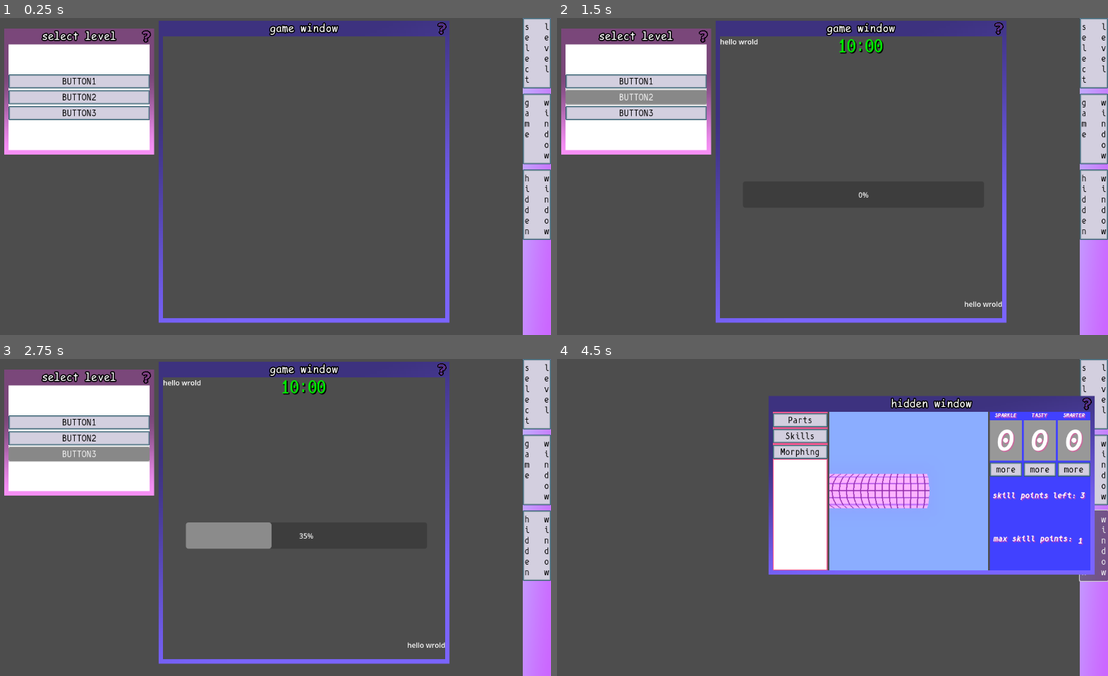
Above: before the commit, frames 1-4 (two rows, left to right).
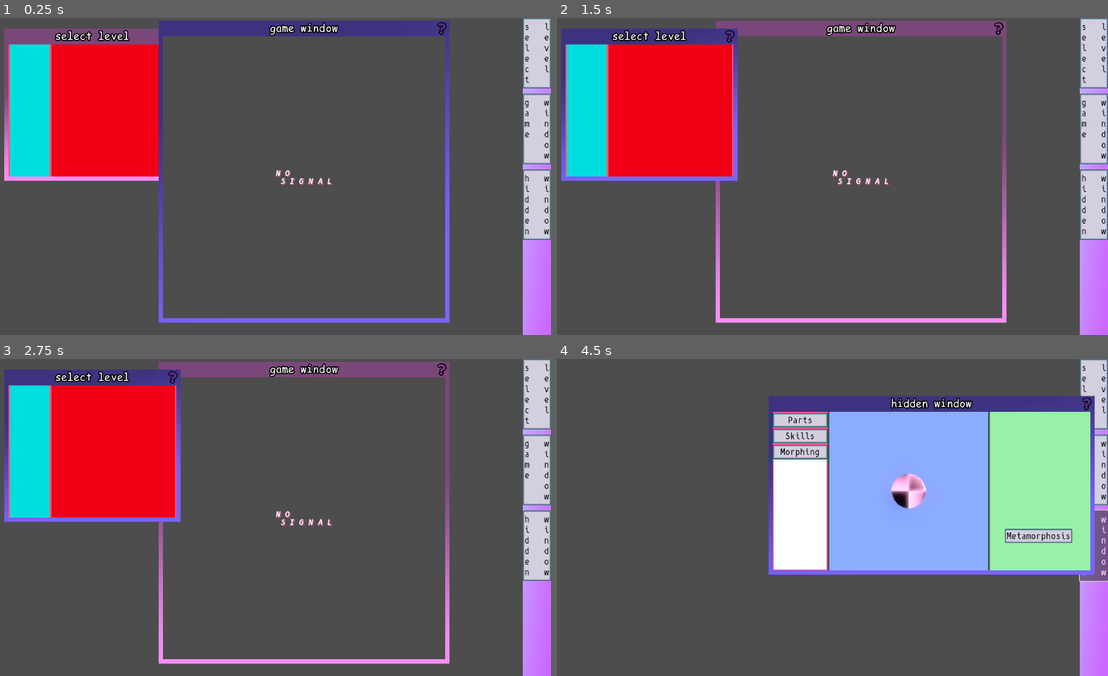
Above: after the commit, the same moments.

Repository: ktosox/GWJ77-Metamorphosis
Game: Godot game, scene res://game.tscn
Same seed, same stepped clock (60 frames per second), same inputs: the game is played once before the commit and once after it.
Inputs (mouse positions are in pixels of both pictures, inside the frame that each line leads up to):
- Up to frame 1 (0.25 s): no input
- Up to frame 2 (1.5 s): click (634, 81) at 0.5 s, where only the run before the commit has a clickable "BUTTON1"; click (634, 97) at 1.25 s, where only the run before the commit has a clickable "BUTTON2"
- Up to frame 3 (2.75 s): click (77, 454) at 2 s, where only the run before the commit has a clickable "BUTTON3"
- Up to frame 4 (4.5 s): click "s l e e l v e e c l t" at 2.75 s; click "g w a i m n e d o w" at 3.5 s; click "h w i i d n d d e o n w" at 4.25 s

The runs differ from the first frame. In frame 1, 13% of the frame differs, in the area x 0-61%, y 3-53%; in frame 2, 20%; in frame 3, 21%, in the area x 0-82%, y 0-97%; in frame 4, 11%.

Commit message:
running out of brain power, but things are getting done

Diff:
--- a/Game/construction_mechanic/player_building.gd
+++ b/Game/construction_mechanic/player_building.gd
@@ -4,17 +4,18 @@
 
 var valid_materials = [preload("res://experimental/checkerboard_material.tres"),preload("res://experimental/gradient_material.tres"),preload("res://experimental/grid_material.tres")]
 
+var all_placed_parts : Array
 
-
-func place_object(part = placed_object) -> bool:
+func place_part(part = placed_object) -> bool:
 	if part == null:
 		return false
-	$ObjectHolder/ExampleBodyB
-	placed_object.get_node("Body").collision_layer = $ObjectHolder/ExampleBodyB.collision_layer
-	placed_object.reparent($ObjectHolder.get_child(0))
+
+	part.get_node("Body").collision_layer = $ObjectHolder.get_child(0).collision_layer
+	part.reparent($ObjectHolder.get_child(0))
+	all_placed_parts.push_back(part)
 	return true
 
-func swap_placed_object(new_part : MeshInstance3D) -> void:
+func swap_placed_part(new_part : MeshInstance3D) -> void:
 	placed_object = new_part
 	if $ColisionPreview.get_child_count() > 0:
 		$ColisionPreview.get_child(0).queue_free()
@@ -36,6 +37,20 @@
 	#$ObjectHolder.get_child(0).get_node("Mesh").set_surface_override_material(0,valid_materials[material_ID])
 #
 	#pass
+func consume_placed_parts() -> float:
+	var total_experience = 0.0
+
+	for part in all_placed_parts:
+		total_experience += part.get_meta("experience")
+		part.reparent($Consume)
+	$Consume/Animator.play("new_animation")
+
+	await $Consume/Animator.animation_finished
+	for part in all_placed_parts.size():
+		all_placed_parts.pop_back().queue_free()
+
+	$Consume/Animator.play("RESET")
+	return total_experience
 
 
 func update_preview() -> void:
--- a/Game/construction_mechanic/player_building.tscn
+++ b/Game/construction_mechanic/player_building.tscn
@@ -1,8 +1,68 @@
-[gd_scene load_steps=5 format=3 uid="uid://cgs4l6rmxjr3v"]
+[gd_scene load_steps=7 format=3 uid="uid://cgs4l6rmxjr3v"]
 
 [ext_resource type="Script" path="res://construction_mechanic/player_building.gd" id="1_0ehik"]
-[ext_resource type="PackedScene" uid="uid://dupfmq1l5v3gx" path="res://experimental/example_body_b.tscn" id="2_gk61n"]
-[ext_resource type="Material" uid="uid://hhliwspm43bx" path="res://experimental/grid_material.tres" id="2_htgcx"]
+[ext_resource type="PackedScene" uid="uid://803o0r8ipwb2" path="res://construction_mechanic/small_ball_body.tscn" id="2_a1t5w"]
+
+[sub_resource type="Animation" id="Animation_clroa"]
+resource_name = "new_animation"
+length = 5.0
+tracks/0/type = "value"
+tracks/0/imported = false
+tracks/0/enabled = true
+tracks/0/path = NodePath(".:scale")
+tracks/0/interp = 1
+tracks/0/loop_wrap = true
+tracks/0/keys = {
+"times": PackedFloat32Array(0, 4.9),
+"transitions": PackedFloat32Array(2, 1),
+"update": 0,
+"values": [Vector3(1, 1, 1), Vector3(0.01, 0.01, 0.01)]
+}
+tracks/1/type = "value"
+tracks/1/imported = false
+tracks/1/enabled = true
+tracks/1/path = NodePath(".:rotation")
+tracks/1/interp = 1
+tracks/1/loop_wrap = true
+tracks/1/keys = {
+"times": PackedFloat32Array(0, 2, 4.66667),
+"transitions": PackedFloat32Array(0.5, -2, 1),
+"update": 0,
+"values": [Vector3(0, 0, 0), Vector3(6.28319, 6.28319, 6.28319), Vector3(-6.28319, -6.28319, -6.28319)]
+}
+
+[sub_resource type="Animation" id="Animation_stpm2"]
+length = 0.001
+tracks/0/type = "value"
+tracks/0/imported = false
+tracks/0/enabled = true
+tracks/0/path = NodePath(".:scale")
+tracks/0/interp = 1
+tracks/0/loop_wrap = true
+tracks/0/keys = {
+"times": PackedFloat32Array(0),
+"transitions": PackedFloat32Array(1),
+"update": 0,
+"values": [Vector3(1, 1, 1)]
+}
+tracks/1/type = "value"
+tracks/1/imported = false
+tracks/1/enabled = true
+tracks/1/path = NodePath(".:rotation")
+tracks/1/interp = 1
+tracks/1/loop_wrap = true
+tracks/1/keys = {
+"times": PackedFloat32Array(0),
+"transitions": PackedFloat32Array(1),
+"update": 0,
+"values": [Vector3(0, 0, 0)]
+}
+
+[sub_resource type="AnimationLibrary" id="AnimationLibrary_kibos"]
+_data = {
+"RESET": SubResource("Animation_stpm2"),
+"new_animation": SubResource("Animation_clroa")
+}
 
 [sub_resource type="Environment" id="Environment_27voy"]
 background_mode = 1
@@ -19,12 +79,16 @@
 [node name="PlayerBuilding" type="Node3D"]
 script = ExtResource("1_0ehik")
 
+[node name="Consume" type="Node3D" parent="."]
+
+[node name="Animator" type="AnimationPlayer" parent="Consume"]
+libraries = {
+"": SubResource("AnimationLibrary_kibos")
+}
+
 [node name="ObjectHolder" type="Node3D" parent="."]
 
-[node name="ExampleBodyB" parent="ObjectHolder" instance=ExtResource("2_gk61n")]
-
-[node name="Mesh" parent="ObjectHolder/ExampleBodyB" index="0"]
-surface_material_override/0 = ExtResource("2_htgcx")
+[node name="SmallBallBody" parent="ObjectHolder" instance=ExtResource("2_a1t5w")]
 
 [node name="Timer" type="Timer" parent="."]
 wait_time = 0.05
@@ -41,5 +105,3 @@
 collision_mask = 2
 
 [connection signal="timeout" from="Timer" to="." method="_on_timer_timeout"]
-
-[editable path="ObjectHolder/ExampleBodyB"]
--- a/Game/construction_mechanic/player_construction.gd
+++ b/Game/construction_mechanic/player_construction.gd
@@ -42,7 +42,9 @@
 		# this is a valid part selection
 
 		#$ConstructionWindow/SubViewport/PlayerBuildingTest - change object over here
-		player_builder.swap_placed_object(data.mesh_scene.instantiate())
+		var mesh_scene = data.mesh_scene.instantiate()
+		mesh_scene.set_meta("experience",data.experience_points)
+		player_builder.swap_placed_part(mesh_scene)
 		selected_part = data
 		pass
 	else:
@@ -109,10 +111,27 @@
 	pass # Replace with function body.
 
 
-func _on_construction_window_object_was_placed() -> void:
+
+
+func _on_transform_button_pressed() -> void:
+	# add check if transformation can occur
+	$MorphingScreen/TransformButton.disabled = true
+	for button in $ColorRect/ScreenSelection.get_children():
+		button.disabled = true
+		pass
+	var experience_gained = await $ConstructionWindow/SubViewport/PlayerBuildingTest.consume_placed_parts()
+
+	GM.transform_player(experience_gained)
+	$MorphingScreen/TransformButton.disabled = false
+	for button in $ColorRect/ScreenSelection.get_children():
+		button.disabled = false
+		pass
+	pass # Replace with function body.
+
+
+func _on_construction_window_part_was_placed() -> void:
 	for part in parts_go_here.get_children():
 		if part.data == selected_part:
 			part.queue_free()
 			return
-
 	pass # Replace with function body.
--- a/Game/construction_mechanic/player_construction.tscn
+++ b/Game/construction_mechanic/player_construction.tscn
@@ -8,23 +8,26 @@
 [ext_resource type="PackedScene" uid="uid://dfjrqj7c70fol" path="res://not_player/parts/food/food_cheese_part.tscn" id="5_cgr0r"]
 [ext_resource type="PackedScene" uid="uid://c4wbgcelovrpq" path="res://not_player/parts/chess/chess_rook_part.tscn" id="5_sb6dy"]
 [ext_resource type="PackedScene" uid="uid://c2b3vr2ga3db5" path="res://construction_mechanic/skill_point_thing.tscn" id="6_gf0qy"]
-[ext_resource type="Script" path="res://part_data.gd" id="6_jmgte"]
+[ext_resource type="Script" path="res://not_player/parts/part_data.gd" id="6_jmgte"]
 
 [sub_resource type="Resource" id="Resource_fvj03"]
 script = ExtResource("6_jmgte")
 mesh_scene = ExtResource("3_iilc1")
+experience_points = 20
 required_skill = 0
 required_level = 1
 
 [sub_resource type="Resource" id="Resource_rmjdc"]
 script = ExtResource("6_jmgte")
 mesh_scene = ExtResource("5_cgr0r")
+experience_points = 20
 required_skill = 1
 required_level = 1
 
 [sub_resource type="Resource" id="Resource_olcjs"]
 script = ExtResource("6_jmgte")
 mesh_scene = ExtResource("5_sb6dy")
+experience_points = 20
 required_skill = 2
 required_level = 1
 
@@ -187,6 +190,7 @@
 columns = 3
 
 [node name="SkillPoints" type="ColorRect" parent="."]
+visible = false
 layout_mode = 2
 size_flags_horizontal = 3
 color = Color(0.254902, 0.254902, 1, 1)
@@ -243,13 +247,21 @@
 text = "max skill points:"
 
 [node name="MorphingScreen" type="ColorRect" parent="."]
-visible = false
 layout_mode = 2
 size_flags_horizontal = 3
 color = Color(0.593442, 0.943265, 0.653611, 1)
+
+[node name="TransformButton" type="Button" parent="MorphingScreen"]
+layout_mode = 0
+offset_left = 34.0
+offset_top = 266.0
+offset_right = 187.0
+offset_bottom = 298.0
+text = "Metamorphosis"
 
 [connection signal="pressed" from="ColorRect/ScreenSelection/PartsButton" to="." method="_on_parts_button_pressed"]
 [connection signal="pressed" from="ColorRect/ScreenSelection/SkillsButton" to="." method="_on_skills_button_pressed"]
 [connection signal="pressed" from="ColorRect/ScreenSelection/MorphButton" to="." method="_on_morph_button_pressed"]
 [connection signal="gui_input" from="ConstructionWindow" to="ConstructionWindow" method="_on_gui_input"]
-[connection signal="object_was_placed" from="ConstructionWindow" to="." method="_on_construction_window_object_was_placed"]
+[connection signal="part_was_placed" from="ConstructionWindow" to="." method="_on_construction_window_part_was_placed"]
+[connection signal="pressed" from="MorphingScreen/TransformButton" to="." method="_on_transform_button_pressed"]
--- /dev/null
+++ b/Game/construction_mechanic/small_ball_body.tscn
@@ -0,0 +1,20 @@
+[gd_scene load_steps=4 format=3 uid="uid://803o0r8ipwb2"]
+
+[ext_resource type="Material" uid="uid://ds3p1o3ie64uh" path="res://experimental/checkerboard_material.tres" id="1_mxpes"]
+
+[sub_resource type="SphereShape3D" id="SphereShape3D_0hlvf"]
+
+[sub_resource type="SphereMesh" id="SphereMesh_ooxaj"]
+material = ExtResource("1_mxpes")
+radial_segments = 8
+rings = 8
+
+[node name="SmallBallBody" type="StaticBody3D"]
+collision_layer = 2
+collision_mask = 0
+
+[node name="CollisionShape3D" type="CollisionShape3D" parent="."]
+shape = SubResource("SphereShape3D_0hlvf")
+
+[node name="MeshInstance3D" type="MeshInstance3D" parent="."]
+mesh = SubResource("SphereMesh_ooxaj")
--- a/Game/experimental/construction_window.gd
+++ b/Game/experimental/construction_window.gd
@@ -4,7 +4,7 @@
 
 var last_mouse_pos : Vector2
 
-signal object_was_placed
+signal part_was_placed
 
 @export var rotation_speed = 1.2
 # Called when the node enters the scene tree for the first time.
@@ -37,6 +37,6 @@
 	if event.is_action_released("RMB"):
 		mouse_tracked = false
 	if event.is_action_pressed("LMB"):
-		if $SubViewport/PlayerBuildingTest.place_object():
-			emit_signal("object_was_placed")
+		if $SubViewport/PlayerBuildingTest.place_part():
+			emit_signal("part_was_placed")
 	pass # Replace with function body.
--- a/Game/experimental/example_body_a.tscn
+++ /dev/null
@@ -1,19 +0,0 @@
-[gd_scene load_steps=3 format=3 uid="uid://ciln3vei1jdrl"]
-
-[sub_resource type="BoxShape3D" id="BoxShape3D_jvtju"]
-size = Vector3(3, 1, 1)
-
-[sub_resource type="BoxMesh" id="BoxMesh_k3nka"]
-size = Vector3(3, 1, 1)
-
-[node name="ExampleBodyA" type="StaticBody3D"]
-collision_layer = 2
-collision_mask = 0
-
-[node name="Collision" type="CollisionShape3D" parent="."]
-transform = Transform3D(1, 0, 0, 0, 1, 0, 0, 0, 1, -1, 0, 0)
-shape = SubResource("BoxShape3D_jvtju")
-
-[node name="Mesh" type="MeshInstance3D" parent="."]
-transform = Transform3D(1, 0, 0, 0, 1, 0, 0, 0, 1, -1, 0, 0)
-mesh = SubResource("BoxMesh_k3nka")
--- a/Game/experimental/example_body_b.tscn
+++ /dev/null
@@ -1,19 +0,0 @@
-[gd_scene load_steps=3 format=3 uid="uid://dupfmq1l5v3gx"]
-
-[sub_resource type="CylinderMesh" id="CylinderMesh_woa35"]
-height = 3.0
-radial_segments = 16
-
-[sub_resource type="CylinderShape3D" id="CylinderShape3D_1v7m3"]
-height = 3.0
-
-[node name="ExampleBodyB" type="StaticBody3D"]
-transform = Transform3D(-4.37114e-08, -1, 0, 1, -4.37114e-08, 0, 0, 0, 1, -1, 0, 0)
-collision_layer = 2
-collision_mask = 0
-
-[node name="Mesh" type="MeshInstance3D" parent="."]
-mesh = SubResource("CylinderMesh_woa35")
-
-[node name="Collision" type="CollisionShape3D" parent="."]
-shape = SubResource("CylinderShape3D_1v7m3")
--- a/Game/game.gd
+++ b/Game/game.gd
@@ -17,6 +17,7 @@
 		current_game_level.queue_free()
 
 	var new_level = load("res://level/level_builder.tscn").instantiate()
+	$GameWindow/CenterContainer.visible = false
 	#add funy things to new_level based on a level_number match HERE
 	current_game_level = new_level
 	#knobs to turn here: @export_range(1,3) var world (from 1 to 3), @export var segment_count = 6 (how long should the fall be?), @export var feature_list : Array (bonus things to add)
@@ -32,17 +33,17 @@
 
 # SPECILA TEST BUTTONS
 
-func _on_button_1_pressed() -> void:
-	test_load_level(1)
-	pass # Replace with function body.
-
-func _on_button_2_pressed() -> void:
-	test_load_level(2)
-	pass # Replace with function body.
-
-func _on_button_3_pressed() -> void:
-	test_load_level(3)
-	pass # Replace with function body.
+#func _on_button_1_pressed() -> void:
+	#test_load_level(1)
+	#pass # Replace with function body.
+#
+#func _on_button_2_pressed() -> void:
+	#test_load_level(2)
+	#pass # Replace with function body.
+#
+#func _on_button_3_pressed() -> void:
+	#test_load_level(3)
+	#pass # Replace with function body.
 
 
 
--- a/Game/game.tscn
+++ b/Game/game.tscn
@@ -1,9 +1,10 @@
-[gd_scene load_steps=7 format=3 uid="uid://3s00a7q88gky"]
+[gd_scene load_steps=8 format=3 uid="uid://3s00a7q88gky"]
 
 [ext_resource type="Theme" uid="uid://dbotcsipmht72" path="res://interface/main_theme.tres" id="1_8ojrk"]
 [ext_resource type="Script" path="res://game.gd" id="1_oho4n"]
 [ext_resource type="PackedScene" uid="uid://mv7gh2u28mg5" path="res://construction_mechanic/player_construction.tscn" id="1_wgv3v"]
 [ext_resource type="Script" path="res://interface/window.gd" id="3_mw1gv"]
+[ext_resource type="PackedScene" uid="uid://bg8jt5dej20l1" path="res://path_mechanic/path_selection_screen.tscn" id="4_ko2fr"]
 
 [sub_resource type="Gradient" id="Gradient_gfmeh"]
 interpolation_mode = 2
@@ -115,37 +116,18 @@
 [node name="SelectLevel" type="Window" parent="."]
 title = "select level"
 position = Vector2i(50, 60)
-size = Vector2i(320, 240)
+size = Vector2i(380, 300)
 script = ExtResource("3_mw1gv")
 tutorial_scene = NodePath("TutorialGoesHere")
 
-[node name="ColorRect" type="ColorRect" parent="SelectLevel"]
-anchors_preset = 15
-anchor_right = 1.0
-anchor_bottom = 1.0
-grow_horizontal = 2
-grow_vertical = 2
-
-[node name="VBoxContainer" type="VBoxContainer" parent="SelectLevel/ColorRect"]
-layout_mode = 1
-anchors_preset = 15
-anchor_right = 1.0
-anchor_bottom = 1.0
-grow_horizontal = 2
-grow_vertical = 2
-alignment = 1
-
-[node name="Button1" type="Button" parent="SelectLevel/ColorRect/VBoxContainer"]
-layout_mode = 2
-text = "BUTTON1"
-
-[node name="Button2" type="Button" parent="SelectLevel/ColorRect/VBoxContainer"]
-layout_mode = 2
-text = "BUTTON2"
-
-[node name="Button3" type="Button" parent="SelectLevel/ColorRect/VBoxContainer"]
-layout_mode = 2
-text = "BUTTON3"
+[node name="PathSelectionScreen" parent="SelectLevel" instance=ExtResource("4_ko2fr")]
+anchors_preset = 15
+anchor_right = 1.0
+anchor_bottom = 1.0
+offset_right = 0.0
+offset_bottom = 0.0
+grow_horizontal = 2
+grow_vertical = 2
 
 [node name="TutorialGoesHere" type="ColorRect" parent="SelectLevel"]
 visible = false
@@ -222,9 +204,19 @@
 text = "press AWSD or ARROWS to move
 "
 
+[node name="CenterContainer" type="CenterContainer" parent="GameWindow"]
+anchors_preset = 15
+anchor_right = 1.0
+anchor_bottom = 1.0
+grow_horizontal = 2
+grow_vertical = 2
+
+[node name="Label" type="Label" parent="GameWindow/CenterContainer"]
+z_index = -1
+layout_mode = 2
+text = "N O
+ S I G N A L"
+
 [connection signal="pressed" from="PanelTexture/Layout/SelectLevelButton" to="." method="_on_select_level_button_pressed"]
 [connection signal="pressed" from="PanelTexture/Layout/GameWindowButton" to="." method="_on_game_window_button_pressed"]
 [connection signal="pressed" from="PanelTexture/Layout/HiddenWindowButton" to="." method="_on_hidden_window_button_pressed"]
-[connection signal="pressed" from="SelectLevel/ColorRect/VBoxContainer/Button1" to="." method="_on_button_1_pressed"]
-[connection signal="pressed" from="SelectLevel/ColorRect/VBoxContainer/Button2" to="." method="_on_button_2_pressed"]
-[connection signal="pressed" from="SelectLevel/ColorRect/VBoxContainer/Button3" to="." method="_on_button_3_pressed"]
--- a/Game/game_manager.gd
+++ b/Game/game_manager.gd
@@ -14,7 +14,7 @@
 
 var max_skill_points = 1
 
-var player_experience = 0
+var player_experience = 220
 
 var player_level = 1
 
--- a/Game/level/level_builder.gd
+++ b/Game/level/level_builder.gd
@@ -5,6 +5,8 @@
 @export var segment_count = 4
 
 @export var feature_list : Array
+
+@export var data : LevelData
 
 @onready var loading_screen = $Overlay/LoadingScreen
 
--- a/Game/level/level_builder.tscn
+++ b/Game/level/level_builder.tscn
@@ -1,14 +1,22 @@
-[gd_scene load_steps=5 format=3 uid="uid://b6n1a36i8bdmy"]
+[gd_scene load_steps=7 format=3 uid="uid://b6n1a36i8bdmy"]
 
 [ext_resource type="Script" path="res://level/level_builder.gd" id="1_qv3op"]
+[ext_resource type="Script" path="res://level/level_data.gd" id="2_e2rim"]
 [ext_resource type="FontFile" uid="uid://bip18wbfqsng2" path="res://resources/fonts/flexi_ibm_vga_true/Flexi_IBM_VGA_True.ttf" id="2_l87on"]
 [ext_resource type="PackedScene" uid="uid://bhtsrhgyo1unt" path="res://level/player_catcher.tscn" id="2_xgffx"]
 [ext_resource type="Script" path="res://level/time_shower.gd" id="3_8a3qc"]
+
+[sub_resource type="Resource" id="Resource_qxlsf"]
+script = ExtResource("2_e2rim")
+world = 3
+desired_length = 0
+features = Array[PackedScene]([null, null, null, null])
 
 [node name="LevelBuilder" type="Node3D"]
 script = ExtResource("1_qv3op")
 world = 2
 segment_count = 6
+data = SubResource("Resource_qxlsf")
 
 [node name="PlayerSpawnPoint" type="Marker3D" parent="."]
 transform = Transform3D(1, 0, 0, 0, 1, 0, 0, 0, 1, 0, -1, 0)
--- /dev/null
+++ b/Game/level/level_data.gd
@@ -0,0 +1,8 @@
+class_name LevelData
+extends Resource
+
+@export_range(1,3) var world = 3
+
+@export var desired_length : int # how long should the level be
+
+@export var features : Array[PackedScene]
--- a/Game/part_data.gd
+++ b/Game/not_player/parts/part_data.gd
@@ -2,7 +2,10 @@
 
 extends Resource
 
+
 @export var mesh_scene : PackedScene
+
+@export var experience_points = 20
 
 @export var preview_texture : Texture
 
--- /dev/null
+++ b/Game/path_mechanic/path_selection_screen.gd
@@ -0,0 +1,11 @@
+extends ColorRect
+
+@onready var buttons_go_here = $Layout/ColorRect/PathSelectionButtonsGoHere
+
+# Called when the node enters the scene tree for the first time.
+func _ready() -> void:
+	pass # Replace with function body.
+
+func generate_new_paths() -> void:
+
+	pass
--- /dev/null
+++ b/Game/path_mechanic/path_selection_screen.tscn
@@ -0,0 +1,72 @@
+[gd_scene load_steps=2 format=3 uid="uid://bg8jt5dej20l1"]
+
+[ext_resource type="Script" path="res://path_mechanic/path_selection_screen.gd" id="1_pisuv"]
+
+[node name="PathSelectionScreen" type="ColorRect"]
+offset_right = 380.0
+offset_bottom = 300.0
+size_flags_horizontal = 0
+size_flags_vertical = 0
+color = Color(1, 0.32549, 0.419608, 1)
+script = ExtResource("1_pisuv")
+
+[node name="Layout" type="HBoxContainer" parent="."]
+layout_mode = 1
+anchors_preset = 15
+anchor_right = 1.0
+anchor_bottom = 1.0
+grow_horizontal = 2
+grow_vertical = 2
+alignment = 1
+
+[node name="ColorRect" type="ColorRect" parent="Layout"]
+custom_minimum_size = Vector2(90, 0)
+layout_mode = 2
+color = Color(1.92523e-07, 0.865245, 0.869313, 1)
+
+[node name="PathSelectionButtonsGoHere" type="VBoxContainer" parent="Layout/ColorRect"]
+custom_minimum_size = Vector2(90, 0)
+layout_mode = 2
+offset_right = 90.0
+offset_bottom = 300.0
+alignment = 1
+
+[node name="ColorRect2" type="ColorRect" parent="Layout"]
+custom_minimum_size = Vector2(280, 0)
+layout_mode = 2
+color = Color(0.946104, 0, 0.0862982, 1)
+
+[node name="PathDeatils" type="VBoxContainer" parent="Layout/ColorRect2"]
+visible = false
+custom_minimum_size = Vector2(240, 0)
+layout_mode = 1
+anchors_preset = 15
+anchor_right = 1.0
+anchor_bottom = 1.0
+grow_horizontal = 2
+grow_vertical = 2
+size_flags_horizontal = 3
+size_flags_vertical = 4
+
+[node name="ColorRect" type="ColorRect" parent="Layout/ColorRect2/PathDeatils"]
+custom_minimum_size = Vector2(0, 240)
+layout_mode = 2
+color = Color(0.752536, 0.778424, 0.964368, 1)
+
+[node name="Label" type="Label" parent="Layout/ColorRect2/PathDeatils/ColorRect"]
+modulate = Color(0, 0, 0, 1)
+layout_mode = 0
+offset_left = 14.0
+offset_top = 54.0
+offset_right = 258.0
+offset_bottom = 103.0
+text = "a box with
+detailed inforamtion
+about the selected
+ thingy"
+
+[node name="Button" type="Button" parent="Layout/ColorRect2/PathDeatils"]
+layout_mode = 2
+size_flags_horizontal = 4
+size_flags_vertical = 3
+text = "CONFIRM CHOICE"
